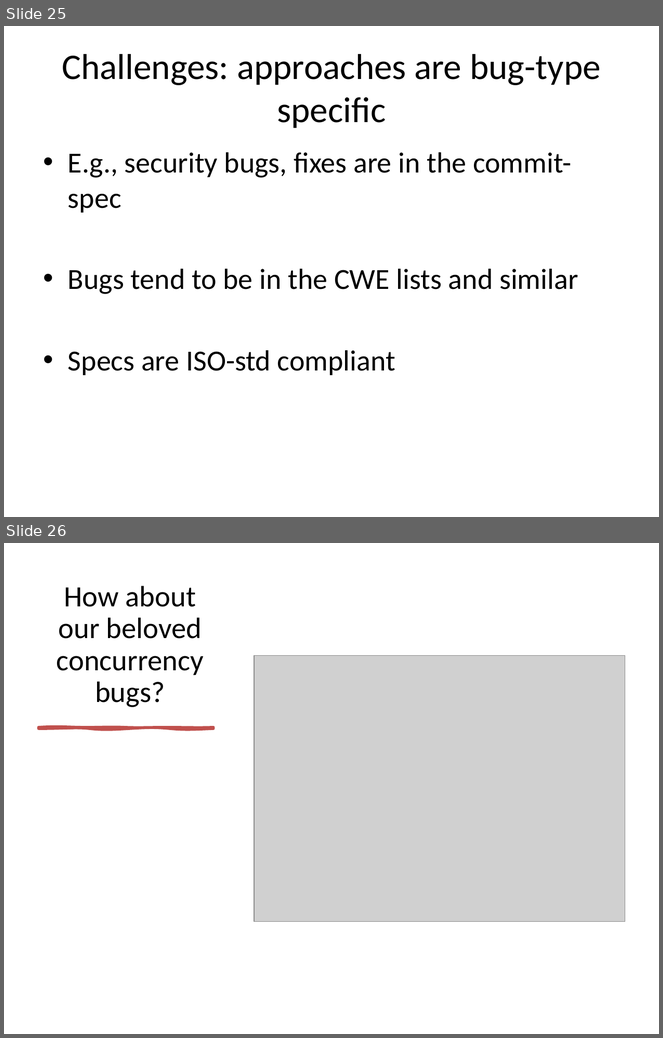
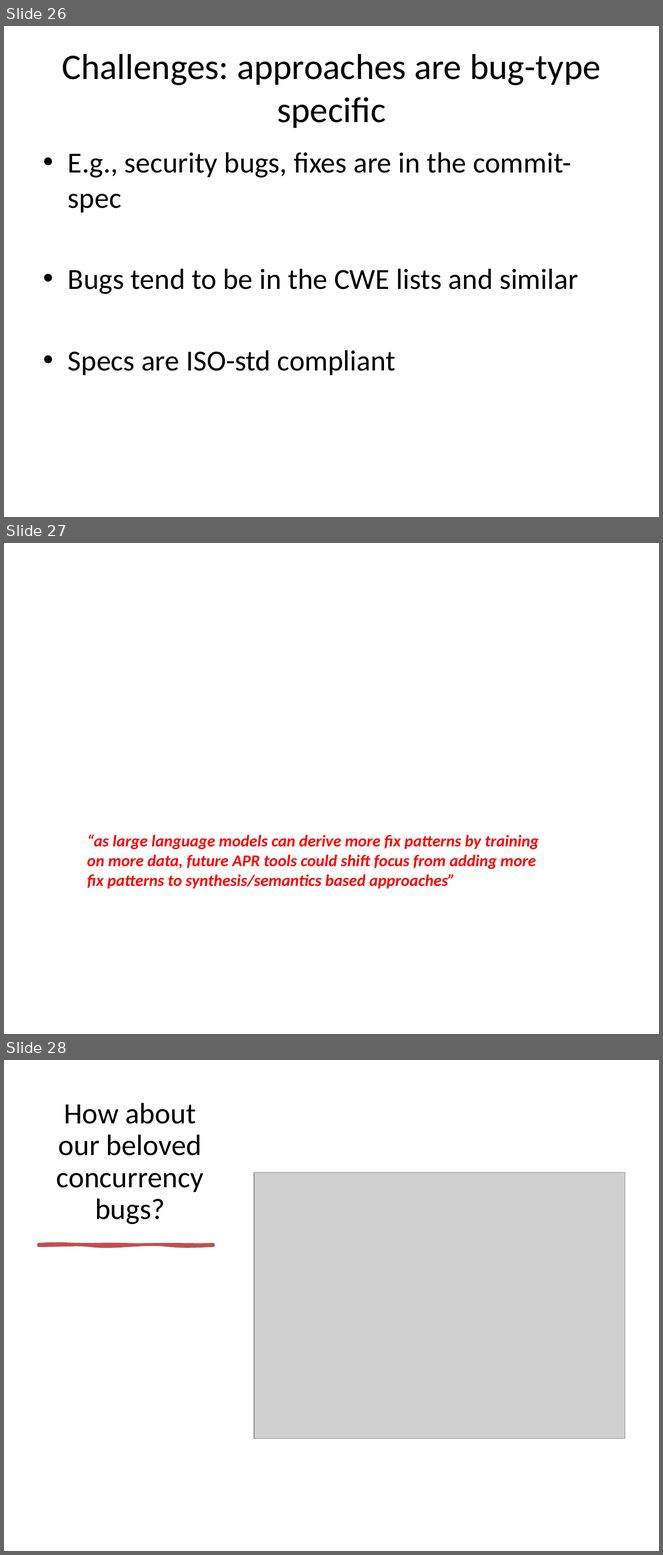
Before and after one commit to SannioEvolution/Material, a slide deck: 13 - Automated Program Repair.pptx. Shown one above the other, each under a label of ours: slides 25 and 26 before the commit, slides 26, 27 and 28 after it. The pictures are 663x1038 and 663x1555 pixels, drawn with LibreOffice and Linux fonts; fonts in the diff are those of the drawing; grey boxes stand for pictures; background and template pictures are left out. Boxes give left, top, right and bottom in pixels: in the first picture for what was removed or moved away, otherwise in the second. Text is boxed around its words. In the diff, an @@ line names an element or a change of style, - is before the commit and + after.

```diff
--- a/13 - Automated Program Repair.pptx
+++ b/13 - Automated Program Repair.pptx
@@ slide 27 added at [4, 543, 659, 1034], background picture (left out) @@
@@ text added at [87, 835, 539, 889], 18 pt, text #FF0000, bold, italic @@
+“as large language models can derive more fix patterns by training on more data, future APR tools could shift focus from adding more fix patterns to synthesis/semantics based approaches”
@@ what was slide 25 is now slide 26 @@
@@ what was slide 26 is now slide 28 @@
```
Also in this commit, not shown: 4 slides changed, 4 other slides added, 2 slides removed, 1 other file.
